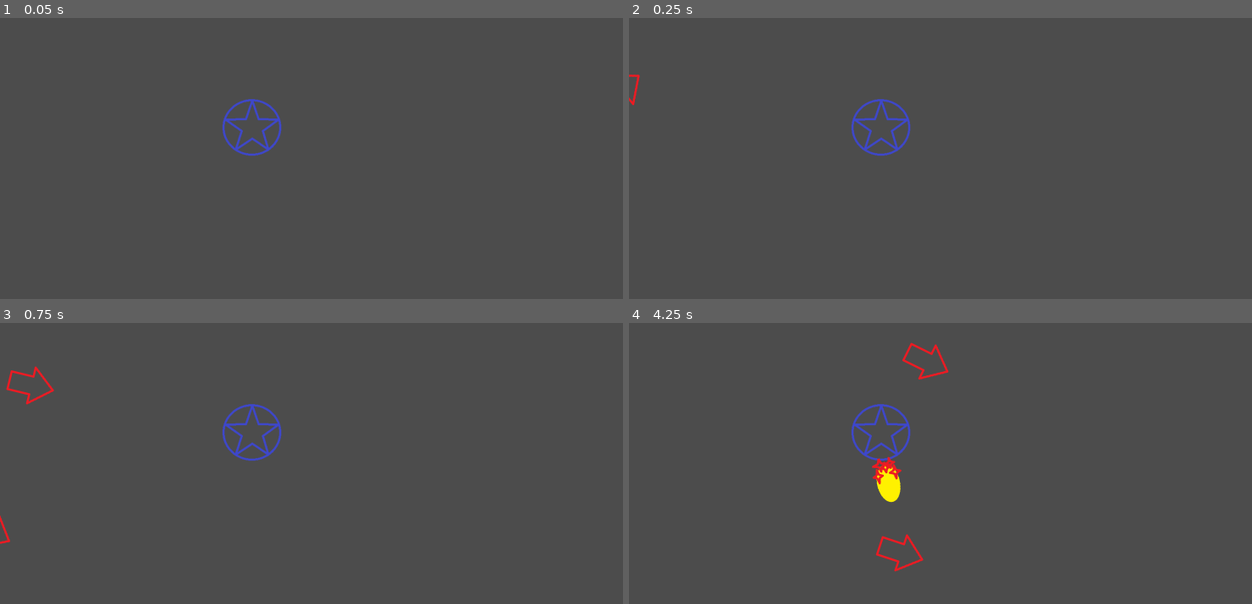
Above: before the commit, frames 1-4 (two rows, left to right).
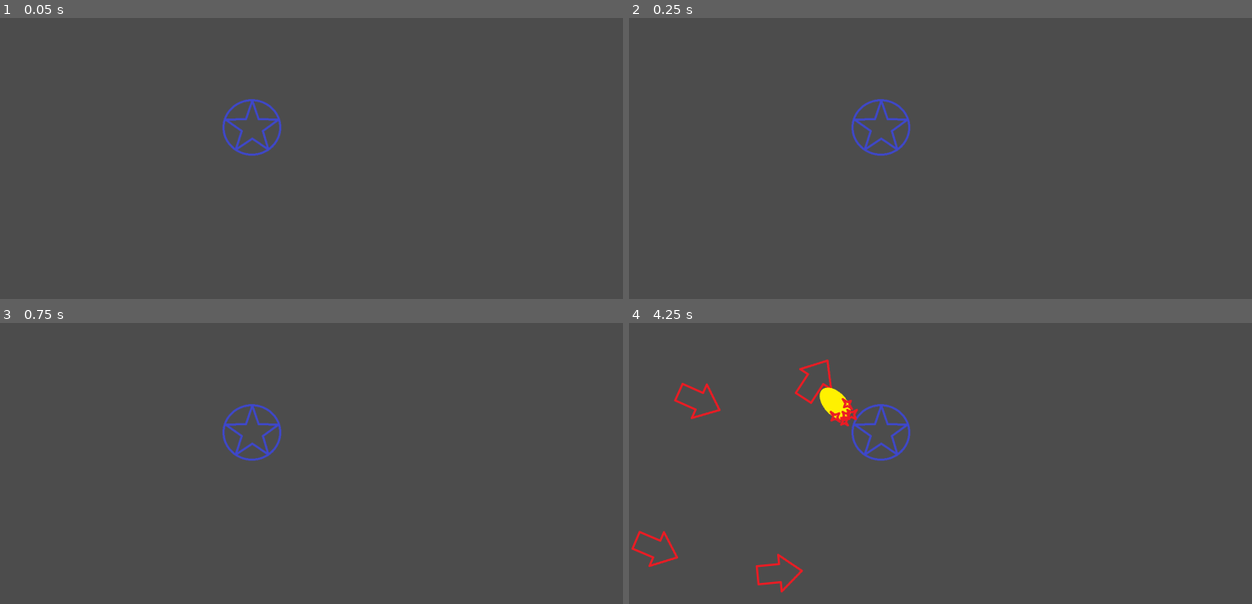
Above: after the commit, the same moments.

Repository: Bronsky91/WS2-Godot
Game: Godot game, scene res://scenes/Game.tscn
Two runs of this game, one before a commit and one after it. Both use one fixed random seed, a clock stepped at 60 frames per second and the inputs below.
Inputs:
- Up to frame 1 (0.05 s): no input
- Up to frame 2 (0.25 s): no input
- Up to frame 3 (0.75 s): no input
- Up to frame 4 (4.25 s): no input

Frame 1 is identical in both runs. In frame 2, less than 0.1% of the frame differs, in the area x 0-2%, y 20-32%; in frame 3, 0.3%; in frame 4, 2.3%, in the area x 0-52%, y 6-97%.

Commit message:
Adds wave counter and timer
Creates wave timer node in Game scene, currently set to 1.5 seconds. Creates export variable Number of Waves to select how many waves of enemies should happen on the map.

Diff:
--- a/scenes/Game.tscn
+++ b/scenes/Game.tscn
@@ -22,6 +22,7 @@
 [node name="Game" type="Node" index="0"]
 
 script = ExtResource( 1 )
+number_of_waves = 4
 enemy = ExtResource( 2 )
 
 [node name="Enemy" parent="." index="0" instance=ExtResource( 3 )]
@@ -46,3 +47,12 @@
 
 self_modulate = Color( 0.5, 0.6, 1, 0.7 )
 curve = SubResource( 2 )
+
+[node name="Timer" type="Timer" parent="." index="4"]
+
+process_mode = 1
+wait_time = 1.5
+one_shot = false
+autostart = true
+
+[connection signal="timeout" from="Timer" to="." method="_on_Timer_timeout"]
--- a/scripts/Game.gd
+++ b/scripts/Game.gd
@@ -1,16 +1,25 @@
 extends Node
 
-# class member variables go here, for example:
-# var a = 2
-# var b = "textvar"
+onready var wave_timer = $Timer
+export var number_of_waves = 2
+var new_wave = false
+var wave_counter = 0
+
 export(PackedScene) var enemy
 
 func _ready():
-	_begin_wave()
+	pass
+
+func _process(delta):
+	if new_wave:
+		_begin_wave()
+
 
 func _begin_wave():
 	_spawn_enemy(enemy,"Path1")
 	_spawn_enemy(enemy,"Path2")
+	new_wave = false
+	wave_timer.start()
 
 
 func _spawn_enemy(type,path):
@@ -19,3 +28,11 @@
 	pathFollow.set_loop(false)
 	self.get_node(path).add_child(pathFollow)
 	pathFollow.add_child(new_enemy)
+
+
+func _on_Timer_timeout():
+	wave_counter += 1
+	if wave_counter <= number_of_waves:
+		new_wave = true
+	else:
+		new_wave = false
--- a/scripts/enemy.gd
+++ b/scripts/enemy.gd
@@ -12,13 +12,13 @@
 	position.x += SPEED * delta
 
 func _die():
-	print("DEAD")
+	#print("DEAD")
 	# explosion / death animation
 	queue_free()
 
 
 func take_damage(damage):
-	print("TAKING DAMAGE")
+	#print("TAKING DAMAGE")
 	health -= damage
 	if health <= 0:
 		_die()
